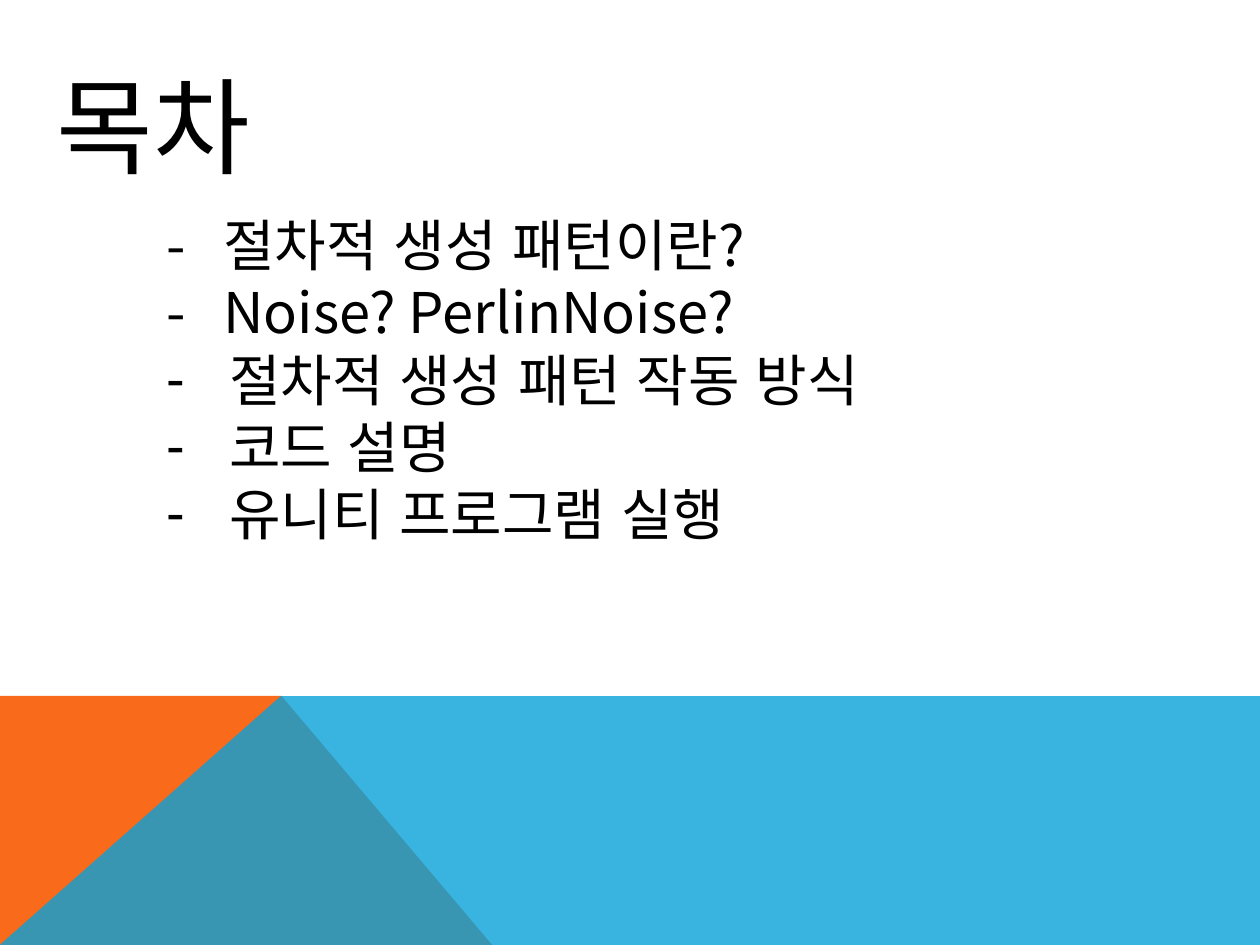
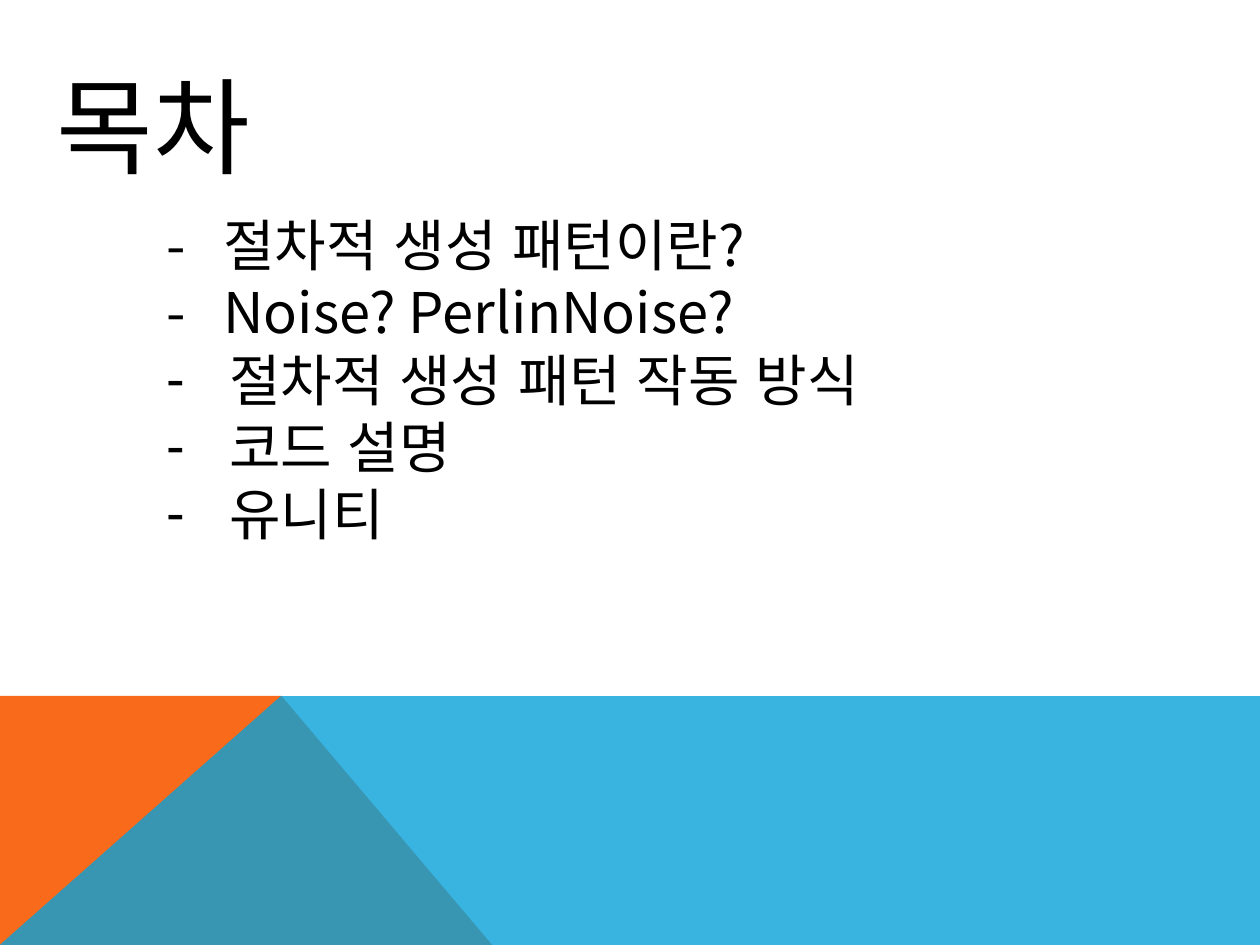
Before and after one commit to yhoneybee/2022Study, a slide deck: slide 2 of 영훈/절차적 생성 패턴.pptx. Drawn at 1260x945 pixels with LibreOffice and Linux fonts; fonts in the diff are those of the drawing. Boxes give left, top, right and bottom in pixels: in the first picture for what was removed or moved away, otherwise in the second. Text is boxed around its words. In the diff, an @@ line names an element or a change of style, - is before the commit and + after.

Commit message:
ppt fix

```diff
--- a/영훈/절차적 생성 패턴.pptx
+++ b/영훈/절차적 생성 패턴.pptx
@@ text at (229, 488, 384, 540): text changed @@
-– 유니티 프로그램 실행
+– 유니티
```
Also in this commit, not shown: 1 slide added.
